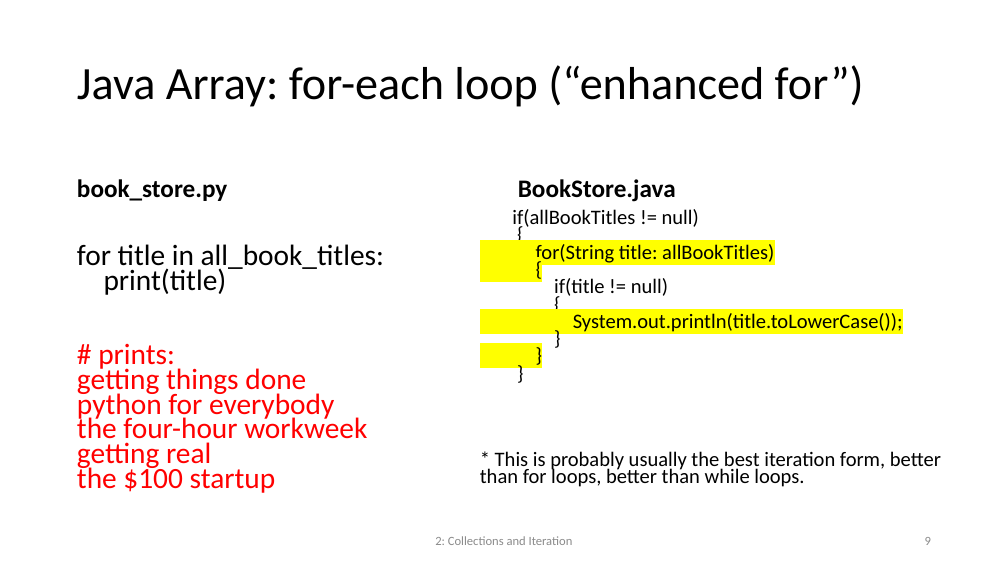
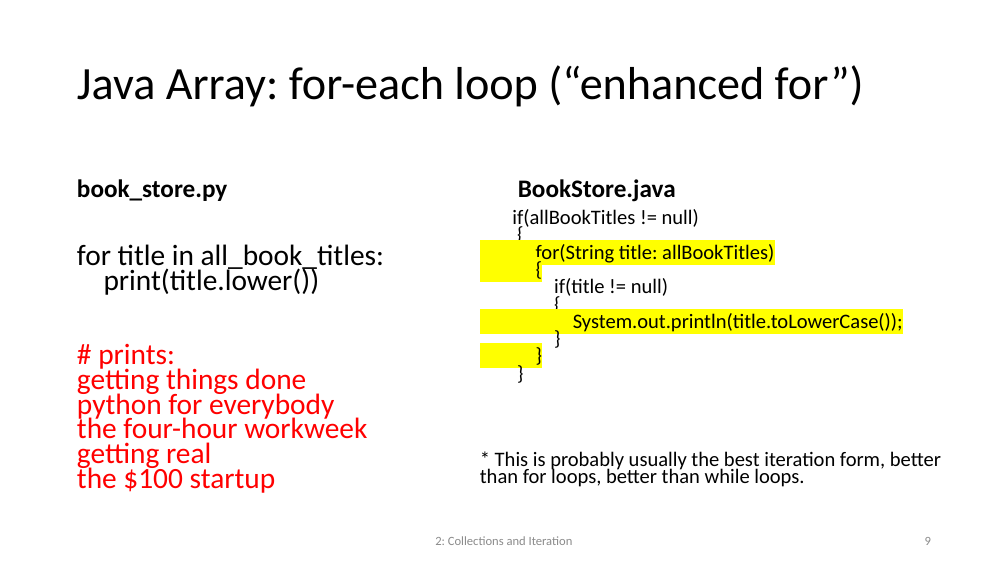
Before and after one commit to chriswu8/COMP2501, a slide deck: slide 9 of Lecture/2501Lesson02.pptx. Drawn at 1008x567 pixels with LibreOffice and Linux fonts; fonts in the diff are those of the drawing. Boxes give left, top, right and bottom in pixels: in the first picture for what was removed or moved away, otherwise in the second. Text is boxed around its words. In the diff, an @@ line names an element or a change of style, - is before the commit and + after.

```diff
--- a/Lecture/2501Lesson02.pptx
+++ b/Lecture/2501Lesson02.pptx
@@ text at <box>104,267,320,295</box>: text changed @@
-print(title)
+print(title.lower())
```
Also in this commit, not shown: 5 other slides changed, 1 slide added, 23 other files.
